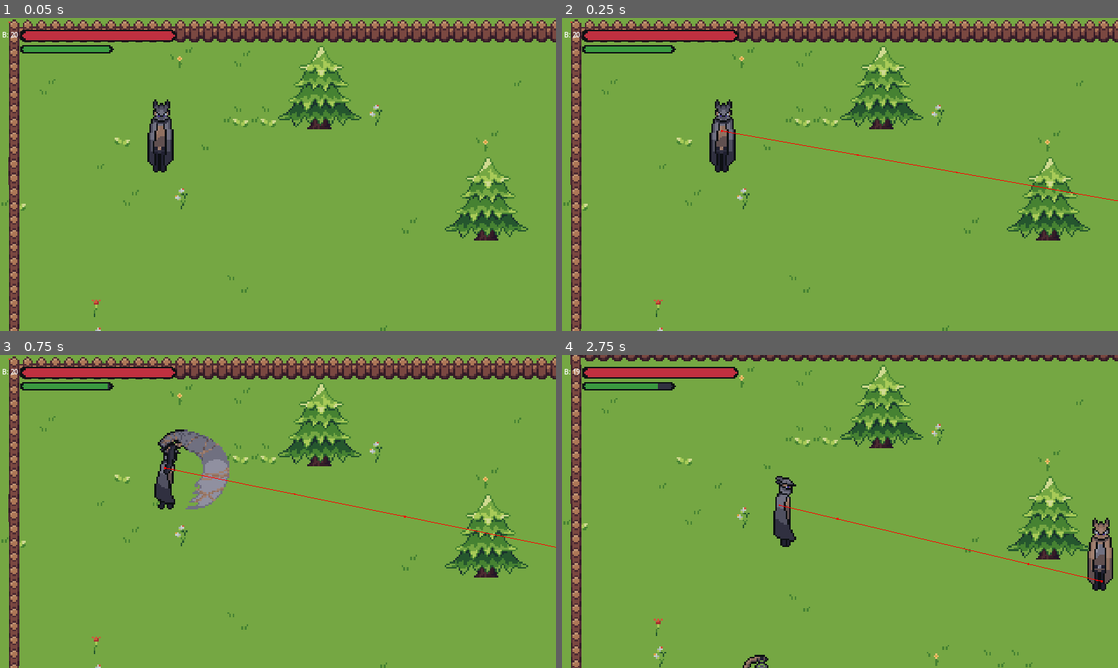
Above: before the commit, frames 1-4 (two rows, left to right).
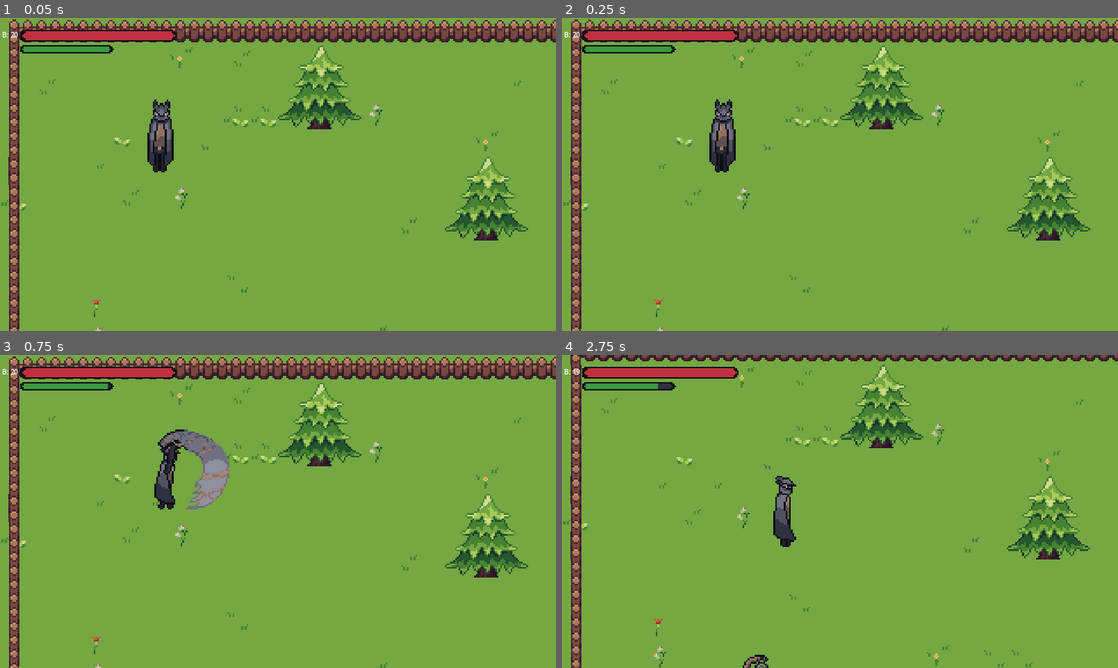
Above: after the commit, the same moments.

Repository: GrimReapTM/Hyper_Blood_Drifter
Game: Godot game, scene res://Scenes/TestScene.tscn
Two runs of this game, one before a commit and one after it. Both use one fixed random seed, a clock stepped at 60 frames per second and the inputs below.
Inputs (mouse positions are in pixels of both pictures, inside the frame that each line leads up to):
- Up to frame 1 (0.05 s): no input
- Up to frame 2 (0.25 s): no input
- Up to frame 3 (0.75 s): move the mouse to (400, 495) at 0.52 s; press the mouse at (400, 495) at 0.53 s; hold D (moveRight) from 0.53 s (still down)
- Up to frame 4 (2.75 s): move the mouse to (728, 527) at 1.27 s; release D (moveRight) at 1.28 s; release the mouse at (728, 527) at 1.28 s; hold S (moveDown) 1.28-2.03 s; click (728, 527) at 1.35 s; move the mouse to (895, 442) at 2.02 s; hold D (moveRight) from 2.03 s (still down); hold Right mouse button (attackRanged) from 2.03 s (still down); click (895, 442) at 2.3 s

Frame 1 is identical in both runs. In frame 2, 0.2% of the frame differs, in the area x 28-100%, y 35-59%; in frame 3, 0.2%; in frame 4, 1.0%, in the area x 39-100%, y 47-76%.

Commit message:
enemy nefunguje ale jo

Diff:
--- a/Scenes/TestScene.tscn
+++ b/Scenes/TestScene.tscn
@@ -13,6 +13,7 @@
 [node name="Area" instance=ExtResource("1_vxkws")]
 
 [node name="NavigationRegion2D" type="NavigationRegion2D" parent="." index="0"]
+visible = false
 navigation_polygon = SubResource("NavigationPolygon_4jmfc")
 
 [node name="TileMap" parent="." index="1"]
@@ -22,9 +23,9 @@
 [node name="Player" parent="." index="2"]
 position = Vector2(368, 260)
 
-[node name="enemy" parent="." index="3" node_paths=PackedStringArray("defalut_pos", "player") instance=ExtResource("3_adpvs")]
+[node name="enemy" parent="." index="3" node_paths=PackedStringArray("default_pos", "player") instance=ExtResource("3_adpvs")]
 position = Vector2(1644, 386)
-defalut_pos = NodePath("../enemy_default_pos")
+default_pos = NodePath("../enemy_default_pos")
 player = NodePath("../Player")
 hp = 100
 maxHp = 100
--- a/Scenes/entity scenes/enemy.gd
+++ b/Scenes/entity scenes/enemy.gd
@@ -1,13 +1,15 @@
 extends CharacterBody2D
 
 var aggro = false
+
+var rng = RandomNumberGenerator.new()
 
 const bullet = preload("res://Scenes/entity scenes/bullet.tscn")
 
 @export var speed = 300
 @onready var raycast = $vision_raycast
 
-@export var defalut_pos: Marker2D
+@export var default_pos: Marker2D
 @export var player: CharacterBody2D
 @onready var nav_agent = $CollisionShape2D/navigation_agent as NavigationAgent2D
 @onready var animations = $AnimationPlayer
@@ -15,21 +17,36 @@
 @export var hp = 50
 @export var maxHp = hp
 signal healthChanged
+var damaged = false
+var heavy = false
 
 var queue = null
 var distance = "far"
+
+func knockback(vector, strength):
+	position = position - vector / strength
 
 func _on_hurtbox_area_entered(area):
 	match area.name:
 		"melee_hitbox":
+			aggro = true
+			if not heavy:
+				damaged = true
+			$damagedTimer.start()
 			hp -= globalStats.melee_damage
 			healthChanged.emit()
+			knockback(to_local(player.position), 10)
 		"bullet_hitbox":
+			aggro = true
 			hp -= globalStats.ranged_damage
 			healthChanged.emit()
 			area.owner.queue_free()
+			knockback(to_local(player.position), 30)
 	if hp <= 0:
 		queue_free()
+
+func _on_damaged_timer_timeout():
+	damaged = false
 
 func _on_vision_body_entered(body):
 	if body.name == "Player" and not aggro:
@@ -40,7 +57,6 @@
 func _on_vision_body_exited(body):
 	if body.name == "Player":
 		raycast.enabled = false
-
 
 
 #Beneath lies an indescribable abyss, a realm where shadows whisper untold secrets
@@ -106,7 +122,6 @@
 	$combo.stop()
 	global_index = index
 	animPlay = true
-	#movement
 	$meleeTimer.start()
 
 
@@ -148,8 +163,6 @@
 	#movement but backwards
 func _on_ranged_timer_timeout():
 	$rangedTimer.stop()
-	velocity = -attackVectors[global_index] * 30
-	move_and_slide()
 	instance_bullet()
 	await animations.animation_finished
 	animPlay = false
@@ -177,6 +190,15 @@
 
 #-----------------------------------------------------
 # direction states
+var target = null
+
+func walk_to(t, delta):
+	if t != null:
+		velocity = to_local(nav_agent.get_next_path_position()).normalized() * speed * delta
+		if nav_agent.is_target_reached():
+			target = null
+			velocity = Vector2(0,0)
+			print("reached")
 
 # enemy keeps aggro if player is inside
 func _on_keep_aggro_body_exited(body):
@@ -184,7 +206,7 @@
 		if body.name == "Player":
 			distance = "-"
 			aggro = false
-			#nav_agent.target_position = defalut_pos
+			target = default_pos.position
 
 # always starts aggro
 func _on_aggro_range_body_entered(body):
@@ -220,7 +242,7 @@
 	if body.name == "Player":
 		distance = "far"
 
-# enemy either shoots (25%), gets even closer (50%) or circles around the player (25%)
+# enemy either shoots, gets even closer or circles around the player
 func _on_long_range_body_entered(body):
 	if body.name == "Player":
 		distance = "far"
@@ -231,39 +253,142 @@
 		distance = "follow"
 #---------------------------------------------------------------------------------------------
 
+var circle_vectors1 = [Vector2(position.x - 100, position.y + 50), Vector2(position.x - 100, position.y - 50), Vector2(position.x - 50, position.y - 100), Vector2(position.x - 50, position.y - 100), Vector2(position.x + 50, position.y - 100), Vector2(position.x - 100, position.y - 50), Vector2(position.x - 100, position.y + 50), Vector2(position.x - 50, position.y + 100)]
+var circle_vectors2 = [Vector2(position.x + 50, position.y - 100), Vector2(position.x + 100, position.y - 50), Vector2(position.x + 100, position.y + 50), Vector2(position.x - 50, position.y + 100), Vector2(position.x + 50, position.y + 100), Vector2(position.x + 50, position.y + 100), Vector2(position.x + 100, position.y + 50), Vector2(position.x + 100, position.y - 50)]
+var back_off_vectors = [Vector2(position.x + 100, position.y + 100), Vector2(position.x, position.y + 100), Vector2(position.x - 100, position.y + 100), Vector2(position.x + 100, position.y), Vector2(position.x - 100, position.y), Vector2(position.x + 100, position.y - 100), Vector2(position.x, position.y - 100), Vector2(position.x - 100, position.y - 100)]
+
+func circle():
+	print("circle")
+	match rng.randi_range(1,2):
+		1:
+			target = position + circle_vectors1[attack_calculation()]
+		2:
+			target = position + circle_vectors2[attack_calculation()]
+	if not nav_agent.is_target_reachable():
+		target = player.position
+
+func back_off():
+	print("back off")
+	target = position + back_off_vectors[attack_calculation()]
+	if not nav_agent.is_target_reachable():
+		match rng.randi_range(1,2):
+			1:
+				circle()
+				print("circle fucked")
+			2:
+				close_range()
+				print("close_fucked")
+		return
+	rounds = 2
+
 func _on_path_timer_timeout():
-	nav_agent.target_position = player.position
-
-func _process(_delta):
+	if target != null:
+		nav_agent.target_position = target
+
+var rounds = 0
+
+func dice_roll():
+	var die1 = rng.randi_range(1, 6)
+	var die2 = rng.randi_range(1, 6)
+	return die1 + die2
+
+func _on_action_timer_timeout():
+	new_round(false)
+	if aggro and not attacking and not damaged:
+		print(distance)
+		match distance:
+			"attack":
+				new_round(true)
+				attack_melee(attack_calculation())
+			"close":
+				if rounds > 1:
+					new_round(false)
+				close_range()
+			"mid":
+				if not new_round(false):
+					mid_range()
+			"far":
+				if not new_round(false):
+					long_range()
+			"follow":
+				new_round(true)
+				target = player.position
+
+func new_round(bol):
+	if bol:
+		rounds = 0
+		return false
+	if rounds > 0:
+		rounds -= 1
+		print("rounds: " + str(rounds))
+		return true
+	else:
+		return false
+
+func close_range():
+	print("close")
+	target = null
+
+	match dice_roll():
+		2,3:
+			circle()
+			print("close - circle")
+		4,5,6,7,8,9,10,11:
+			attack_melee(attack_calculation())
+			print("close - attack")
+		12:
+			back_off()
+			print("close - back off")
+
+func mid_range():
+	print("mid")
+	if target == player.position and dice_roll() >= 11:
+		rounds = 1
+		return
+	else:
+		target = null
+
+	match dice_roll():
+		2,3:
+			attack_ranged(attack_calculation())
+			print("mid - ranged")
+		4,5,6:
+			circle()
+			print("mid - circle")
+		7,8,9,10,11:
+			target = player.position
+			rounds = 1
+			print("mid - follow")
+		12:
+			back_off()
+			print("mid - back off")
+
+func long_range():
+	print("long")
+	if target == player.position and dice_roll() >= 4:
+		rounds = 3
+		return
+	else:
+		target = null
+
+	match dice_roll():
+		2,3,4:
+			attack_ranged(attack_calculation())
+			rounds = 1
+		5,6,7:
+			circle()
+		8,9,10,11,12:
+			target = player.position
+			rounds = 2
+
+func _process(delta):
 	if raycast.enabled:
 		raycast.target_position = Vector2(player.position.x, player.position.y + 60) - position
 		if raycast.is_colliding() and "Player" in str(raycast.get_collider()):
 			aggro = true
 			raycast.enabled = false
 
-func _physics_process(delta):
-	velocity = to_local(nav_agent.get_next_path_position()).normalized() * speed * delta
-	if aggro and not attacking:
-		match distance:
-			"attack":
-				pass
-			"close":
-				pass
-			"mid":
-				pass
-			"far":
-				pass
-			"follow":
-				pass
-
+	walk_to(target, delta)
 	move_and_slide()
 	attack_calculation()
-	print("player position: " + str(player.position))
-	print("target position: " + str(nav_agent.target_position))
-	print("velocity: " + str(velocity))
-	print("next path position: " + str(nav_agent.get_next_path_position()))
-	print("position: " + str(position))
-	print("is reachable: " + str(nav_agent.is_target_reachable()))
-	print("is reached: " + str(nav_agent.is_target_reached()))
-	print("is finished: " + str(nav_agent.is_navigation_finished()))
-	print("-----------------------------------")
+	movementAnimation()
--- a/Scenes/entity scenes/enemy.tscn
+++ b/Scenes/entity scenes/enemy.tscn
@@ -964,25 +964,25 @@
 size = Vector2(61, 169.5)
 
 [sub_resource type="CircleShape2D" id="CircleShape2D_6fhvv"]
-radius = 1458.0
+radius = 832.154
 
 [sub_resource type="CapsuleShape2D" id="CapsuleShape2D_g3gtt"]
-radius = 74.0
-height = 258.0
+radius = 59.0
+height = 212.0
 
 [sub_resource type="CapsuleShape2D" id="CapsuleShape2D_kgkf0"]
-radius = 122.0
-height = 348.0
+radius = 91.0
+height = 286.0
 
 [sub_resource type="CapsuleShape2D" id="CapsuleShape2D_gywlh"]
-radius = 330.0
-height = 838.0
+radius = 176.0
+height = 436.0
 
 [sub_resource type="CircleShape2D" id="CircleShape2D_v82ys"]
-radius = 587.042
+radius = 352.46
 
 [sub_resource type="CircleShape2D" id="CircleShape2D_6acap"]
-radius = 967.0
+radius = 604.021
 
 [sub_resource type="RectangleShape2D" id="RectangleShape2D_bfm3y"]
 size = Vector2(67, 138)
@@ -997,7 +997,11 @@
 motion_mode = 1
 wall_min_slide_angle = 0.0
 script = ExtResource("1_0s70u")
-speed = 9500
+speed = 30000
+
+[node name="actionTimer" type="Timer" parent="."]
+wait_time = 0.1
+autostart = true
 
 [node name="pathTimer" type="Timer" parent="."]
 wait_time = 0.1
@@ -1011,6 +1015,9 @@
 
 [node name="combo" type="Timer" parent="."]
 wait_time = 0.8
+
+[node name="damagedTimer" type="Timer" parent="."]
+wait_time = 0.6
 
 [node name="Sprite2D" type="Sprite2D" parent="."]
 scale = Vector2(4, 4)
@@ -1122,10 +1129,12 @@
 enabled = false
 target_position = Vector2(0.384771, 53.598)
 
+[connection signal="timeout" from="actionTimer" to="." method="_on_action_timer_timeout"]
 [connection signal="timeout" from="pathTimer" to="." method="_on_path_timer_timeout"]
 [connection signal="timeout" from="meleeTimer" to="." method="_on_melee_timer_timeout"]
 [connection signal="timeout" from="rangedTimer" to="." method="_on_ranged_timer_timeout"]
 [connection signal="timeout" from="combo" to="." method="_on_combo_timeout"]
+[connection signal="timeout" from="damagedTimer" to="." method="_on_damaged_timer_timeout"]
 [connection signal="area_entered" from="enemy_hurtbox" to="." method="_on_hurtbox_area_entered"]
 [connection signal="body_exited" from="distance/keep_aggro" to="." method="_on_keep_aggro_body_exited"]
 [connection signal="body_entered" from="distance/aggro_range" to="." method="_on_aggro_range_body_entered"]
